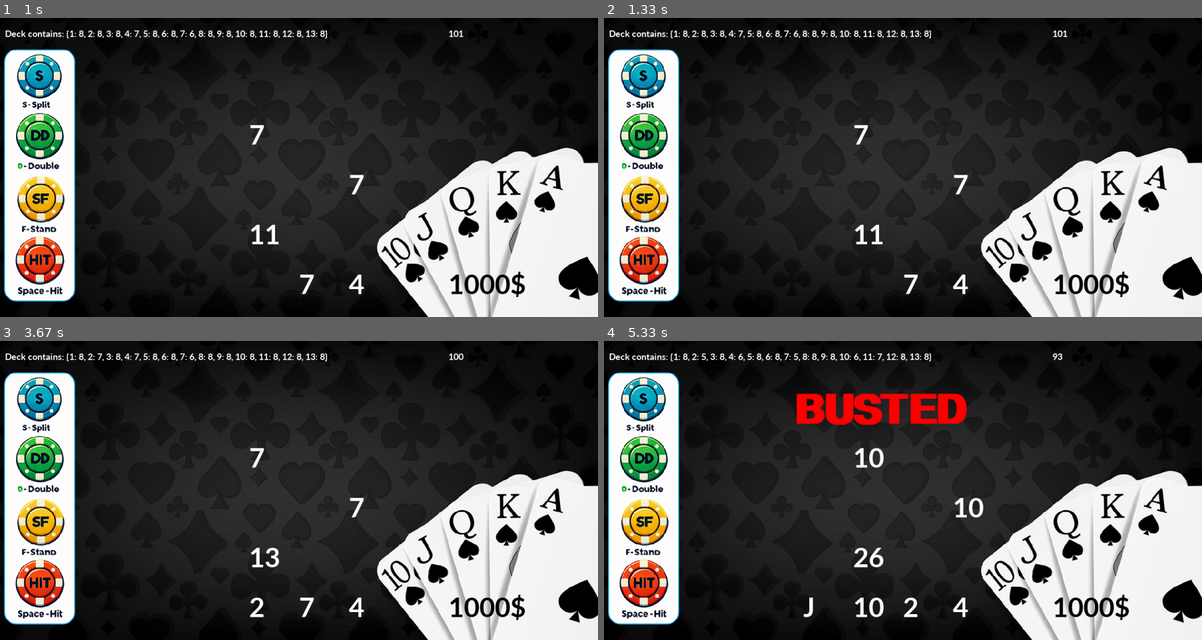
Above: before the commit, frames 1-4 (two rows, left to right).
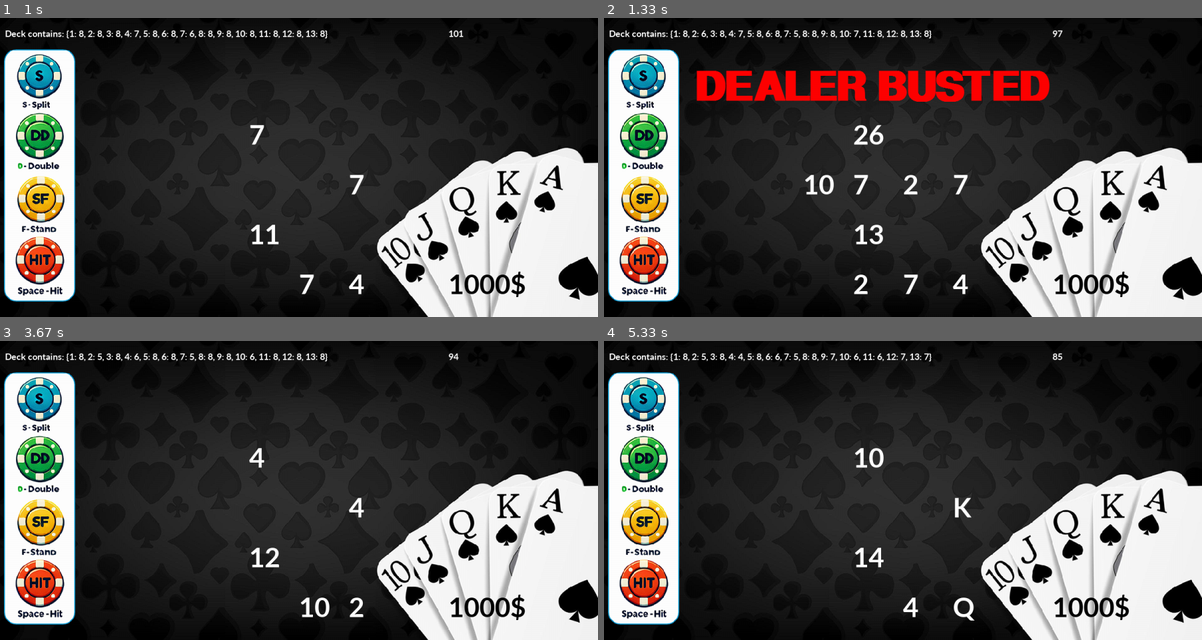
Above: after the commit, the same moments.

Repository: AdrianSV06/pygame.blackjack
Game: pygame game, started from bjgame.py
Two runs of this game, one before a commit and one after it. Both use one fixed random seed, a clock stepped at 60 frames per second and the inputs below.
Inputs:
- Up to frame 1 (1 s): tap Space at 0.33 s
- Up to frame 2 (1.33 s): hold D from 1.17 s (still down)
- Up to frame 3 (3.67 s): release D at 1.63 s; hold D 1.67-1.97 s; hold D 2-2.63 s; hold D 2.67-3.03 s; hold S 3.07-3.53 s; tap Space at 3.57 s
- Up to frame 4 (5.33 s): tap Space at 3.9, 4.3, 4.6, 4.8, 5.13 s; hold D 4.23-4.7 s; hold S 4.73-5.03 s; hold D from 5.07 s (still down)

Frame 1 is identical in both runs. In frame 2, 4.8% of the frame differs, in the area x 15-78%, y 4-93%; in frame 3, 0.7%; in frame 4, 3.1%.

Commit message:
Update bjgame.py
added double

Diff:
--- a/bjgame.py
+++ b/bjgame.py
@@ -77,6 +77,7 @@
                         #reset veriables and deck if nescesary
                         stand = False
                         soft = False
+                        double = False
                         d_soft = False
                         acc_split_c1 = False
                         acc_split_c2 = False
@@ -140,7 +141,7 @@
                     card = "No Cards"
 
             #stand function
-            if event.key == pygame.K_f and stand == False:
+            if event.key == pygame.K_f and not stand:
                 stand = True
                 if split == True:
                     break
@@ -165,6 +166,31 @@
                 card_list.pop(1)
                 card_count -= 1
 
+            if event.key == pygame.K_d and card_count < 2:
+                card_count += 1
+                card = deck.draw_card()
+                card_list.insert(card_count,card)
+                player_value = sum(10 if num in [11, 12, 13] else 11 if num == 1 else num for num in card_list)
+
+
+                if sum(10 if num in [11, 12, 13] else num for num in card_list) < 22:
+
+                    stand = True
+
+                    if split == True:
+                        break
+                    #dealer draws untill 17 or higher
+                    while dealer_value < 17:
+                        if 1 in dealer_card_list:
+                            d_soft = True
+                        dealer_card_count += 1
+                        d_card = deck.draw_card()
+                        dealer_card_list.insert(dealer_card_count, d_card)
+                        dealer_value = sum(10 if num in [11, 12, 13] else 11 if num == 1 else num for num in dealer_card_list)
+                        #checks if dealer over 21 and soft, if so, gives new value with ace = 1
+                        if dealer_value > 21 and d_soft == True:
+                            d_soft = False
+                            dealer_value = sum(10 if num in [11, 12, 13] else num for num in dealer_card_list)
 
 
             #reset deck
